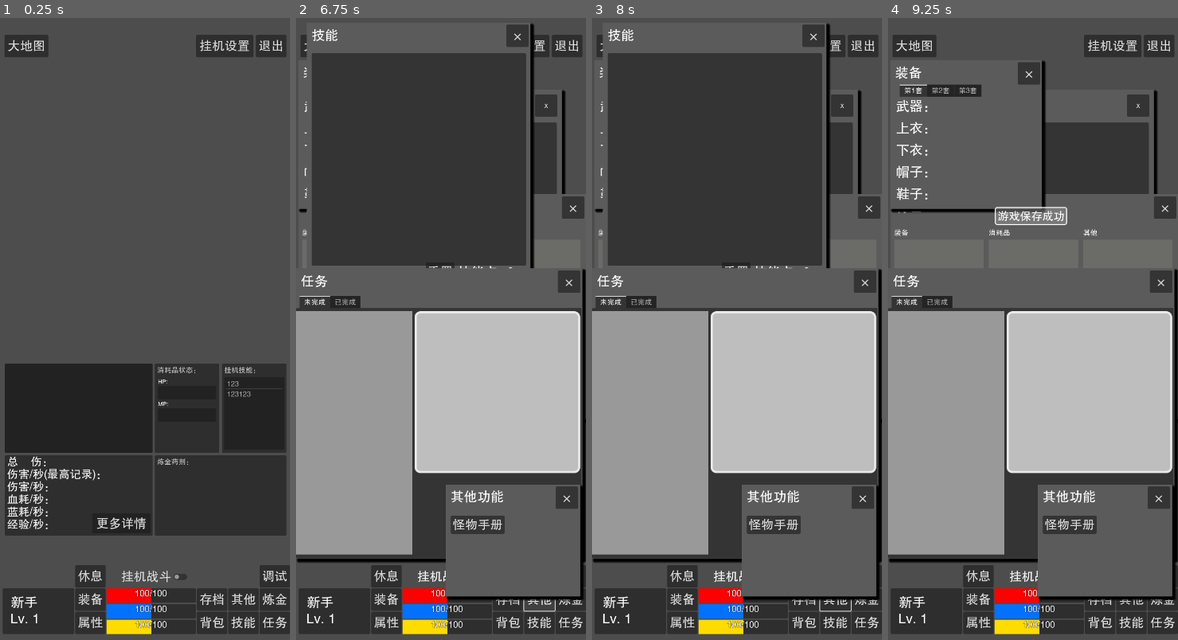
Above: before the commit, frames 1-4 (left to right).
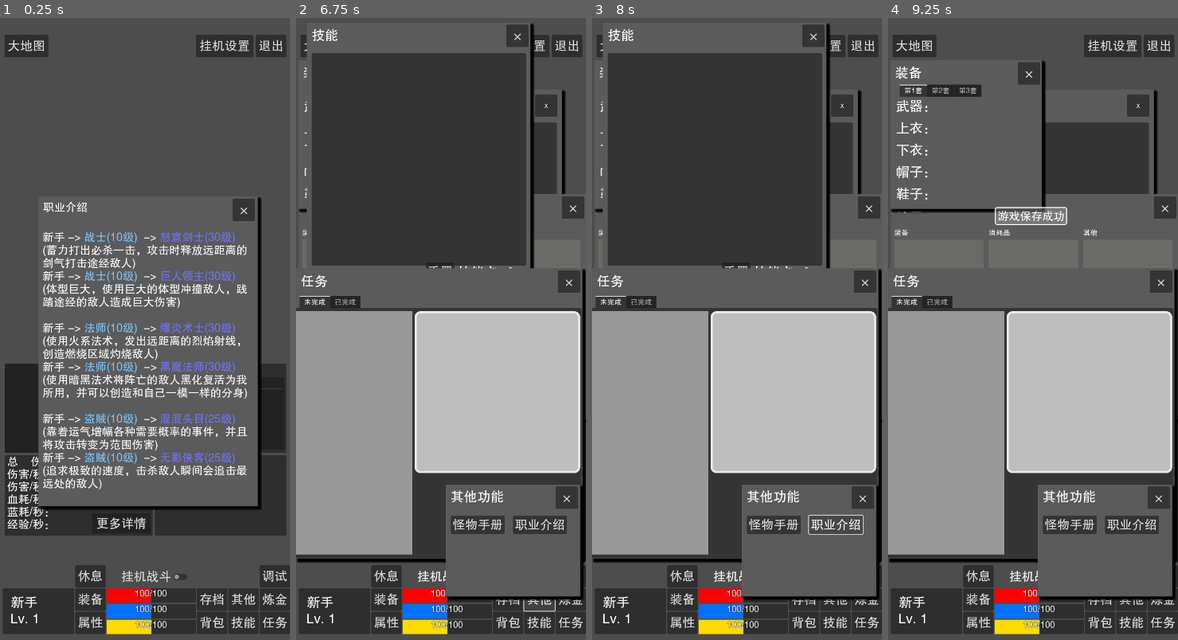
Above: after the commit, the same moments.

Repository: limingboGitHub/TextAdventure
Game: Godot game, scene res://src/scenes/game/world.tscn
The game is run twice, just before and just after one commit, with the same random seed, the same clock (stepped at 60 frames per second) and the same inputs. This scene is started directly instead of the project's main scene.
Inputs (mouse positions are in pixels of both pictures, inside the frame that each line leads up to):
- Up to frame 1 (0.25 s): no input
- Up to frame 2 (6.75 s): click (539, 210) at 0.5 s, where only the run after the commit has a clickable "×"; click "大地图" at 1.25 s; click "休息" at 2 s; click "挂机战斗" at 2.75 s; click "背包" at 3.5 s; click "装备" at 4.25 s; click "技能" at 5 s; click "任务" at 5.75 s; click "其他" at 6.5 s
- Up to frame 3 (8 s): click (835, 521) at 7.25 s, where only the run after the commit has a clickable "职业介绍"
- Up to frame 4 (9.25 s): click "存档" at 8 s; click "挂机设置" at 8.75 s

The runs differ from the first frame. In frame 1, 22% of the frame differs, in the area x 13-91%, y 28-80%; in frame 2, 0.5%; in frame 3, 0.3%; in frame 4, 0.5%.
Error in both runs: Attempt to call function 'get_as_text' in base 'null instance' on a null instance. (res://src/core/res_manager.gd:221)

Commit message:
feat: 新增【职业介绍】

Diff:
--- a/src/scenes/dialog/other_function_dialog.gd
+++ b/src/scenes/dialog/other_function_dialog.gd
@@ -3,6 +3,7 @@
 
 signal monster_info_bt_pressed()
 
+signal job_introduce_bt_pressed()
 
 # Called when the node enters the scene tree for the first time.
 func _ready() -> void:
@@ -20,3 +21,7 @@
 
 func _on_close_button_pressed() -> void:
 	hide()
+
+
+func _on_job_introduce_bt_pressed() -> void:
+	job_introduce_bt_pressed.emit()
--- a/src/scenes/dialog/other_function_dialog.tscn
+++ b/src/scenes/dialog/other_function_dialog.tscn
@@ -36,6 +36,15 @@
 theme = ExtResource("2_fmxec")
 text = "怪物手册"
 
+[node name="JobIntroduceBt" type="Button" parent="."]
+layout_mode = 0
+offset_left = 150.0
+offset_top = 69.0
+offset_right = 270.0
+offset_bottom = 110.0
+theme = ExtResource("2_fmxec")
+text = "职业介绍"
+
 [node name="CloseButton" parent="." instance=ExtResource("4_84rfn")]
 layout_mode = 0
 offset_left = 245.0
@@ -44,4 +53,5 @@
 offset_bottom = 54.0
 
 [connection signal="pressed" from="MonsterInfoBt" to="." method="_on_monster_info_bt_pressed"]
+[connection signal="pressed" from="JobIntroduceBt" to="." method="_on_job_introduce_bt_pressed"]
 [connection signal="pressed" from="CloseButton" to="." method="_on_close_button_pressed"]
--- a/src/scenes/game/world.gd
+++ b/src/scenes/game/world.gd
@@ -229,6 +229,8 @@
 	$CanvasLayer/UI/SkillFastKey.skill_selected.connect(_on_skill_fast_key_selected)
 	# 监听怪物手册按钮点击事件
 	$CanvasLayer/UI/Dialog/OtherFunctionDialog.monster_info_bt_pressed.connect(_on_monster_info_bt_pressed)
+	# 监听职业介绍按钮点击事件
+	$CanvasLayer/UI/Dialog/OtherFunctionDialog.job_introduce_bt_pressed.connect(_on_job_introduce_bt_pressed)
 	# 监听技能使用事件
 	$CanvasLayer/UI/Dialog/SkillDialog.skill_used.connect(_on_skill_used)
 	# 监听技能激活事件
@@ -749,6 +751,13 @@
 		$CanvasLayer/UI/Dialog/MonsterInfoDialog.hide()
 	else:
 		_dialog_show($CanvasLayer/UI/Dialog/MonsterInfoDialog)
+
+
+func _on_job_introduce_bt_pressed() -> void:
+	if $CanvasLayer/UI/Dialog/JobIntroduceDialog.visible:
+		$CanvasLayer/UI/Dialog/JobIntroduceDialog.hide()
+	else:
+		_dialog_show($CanvasLayer/UI/Dialog/JobIntroduceDialog)
 
 
 func _on_map_explored(data_map: DataMap):
--- a/src/scenes/game/world.tscn
+++ b/src/scenes/game/world.tscn
@@ -30,6 +30,7 @@
 [ext_resource type="PackedScene" uid="uid://dtn4sapjumnyd" path="res://src/scenes/stats_info_control.tscn" id="27_fhtq7"]
 [ext_resource type="PackedScene" uid="uid://wagqulrsu77s" path="res://src/scenes/dialog/stats_details_dialog.tscn" id="28_b6sft"]
 [ext_resource type="PackedScene" uid="uid://conrnjl67ihc2" path="res://src/scenes/item_dic_dialog.tscn" id="29_qap03"]
+[ext_resource type="PackedScene" uid="uid://1vnlsu4x6301" path="res://src/scenes/job_introduce_dialog.tscn" id="30_ajpim"]
 
 [node name="World" type="Node2D"]
 script = ExtResource("1_wlcum")
@@ -544,6 +545,12 @@
 offset_top = 86.0
 offset_right = 74.0
 offset_bottom = 86.0
+
+[node name="JobIntroduceDialog" parent="CanvasLayer/UI/Dialog" instance=ExtResource("30_ajpim")]
+offset_left = 86.0
+offset_top = 406.0
+offset_right = 86.0
+offset_bottom = 406.0
 
 [node name="ToastControl" type="Control" parent="CanvasLayer/UI"]
 layout_mode = 1
--- /dev/null
+++ b/src/scenes/job_introduce_dialog.gd
@@ -0,0 +1,5 @@
+extends Control
+
+
+func _on_close_button_pressed() -> void:
+	hide()
--- /dev/null
+++ b/src/scenes/job_introduce_dialog.tscn
@@ -0,0 +1,65 @@
+[gd_scene load_steps=5 format=3 uid="uid://1vnlsu4x6301"]
+
+[ext_resource type="StyleBox" uid="uid://bxkkepypipykx" path="res://src/scenes/dialog/dialog_back.tres" id="1_hxw71"]
+[ext_resource type="Script" uid="uid://ct4bwd31rf43c" path="res://src/scenes/job_introduce_dialog.gd" id="1_sfu5t"]
+[ext_resource type="Script" uid="uid://dee063as2b3jr" path="res://src/scenes/widget/drag_control.gd" id="3_ughq8"]
+[ext_resource type="PackedScene" uid="uid://ck22puk0vt35n" path="res://src/scenes/widget/close_button.tscn" id="4_txo6v"]
+
+[node name="JobIntroduceDialog" type="Control"]
+layout_mode = 3
+anchors_preset = 0
+script = ExtResource("1_sfu5t")
+
+[node name="Back" type="Panel" parent="."]
+layout_mode = 0
+offset_right = 490.0
+offset_bottom = 693.0
+theme_override_styles/panel = ExtResource("1_hxw71")
+
+[node name="Title" type="Label" parent="Back"]
+layout_mode = 2
+offset_left = 10.0
+offset_top = 10.0
+offset_right = 430.0
+offset_bottom = 45.0
+theme_override_font_sizes/font_size = 25
+text = "职业介绍"
+
+[node name="RichTextLabel" type="RichTextLabel" parent="Back"]
+layout_mode = 0
+offset_left = 9.0
+offset_top = 77.0
+offset_right = 480.0
+offset_bottom = 685.0
+theme_override_font_sizes/normal_font_size = 25
+bbcode_enabled = true
+text = "新手 -> [color=#7ac8ff]战士(10级) [/color] -> [color=#7373ff]怒意剑士(30级) [/color]
+(蓄力打出必杀一击，攻击时释放远距离的剑气打击途经敌人)
+新手 -> [color=#7ac8ff]战士(10级) [/color] -> [color=#7373ff]巨人领主(30级) [/color]
+(体型巨大，使用巨大的体型冲撞敌人，践踏途经的敌人造成巨大伤害)
+
+新手 -> [color=#7ac8ff]法师(10级) [/color] -> [color=#7373ff]爆炎术士(30级) [/color]
+(使用火系法术，发出远距离的烈焰射线，创造燃烧区域灼烧敌人)
+新手 -> [color=#7ac8ff]法师(10级)  [/color]-> [color=#7373ff]黑魔法师(30级) [/color]
+(使用暗黑法术将阵亡的敌人黑化复活为我所用，并可以创造和自己一模一样的分身)
+
+新手 -> [color=#7ac8ff]盗贼(10级)  [/color]-> [color=#7373ff]混混头目(25级) [/color]
+(靠着运气增幅各种需要概率的事件，并且将攻击转变为范围伤害)
+新手 -> [color=#7ac8ff]盗贼(10级)  [/color]-> [color=#7373ff]无影侠客(25级) [/color]
+(追求极致的速度，击杀敌人瞬间会追击最远处的敌人)"
+
+[node name="DragControl" type="Control" parent="."]
+layout_mode = 3
+anchors_preset = 0
+offset_right = 429.0
+offset_bottom = 55.0
+script = ExtResource("3_ughq8")
+
+[node name="CloseButton" parent="." instance=ExtResource("4_txo6v")]
+layout_mode = 0
+offset_left = 434.0
+offset_top = 5.0
+offset_right = 484.0
+offset_bottom = 55.0
+
+[connection signal="pressed" from="CloseButton" to="." method="_on_close_button_pressed"]
Not shown: 1 places in src/scenes/game/world.tscn that only renumber resources
Not shown, added: src/scenes/job_introduce_dialog.gd.uid
